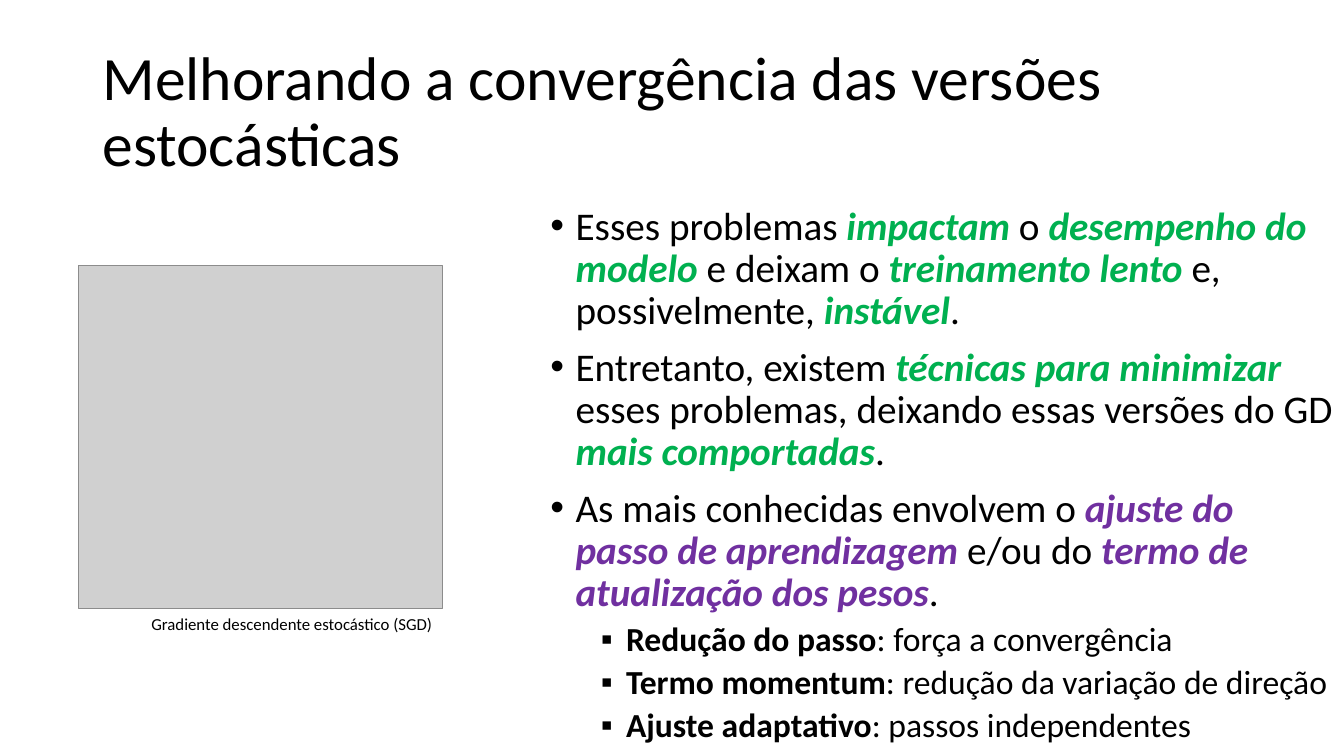
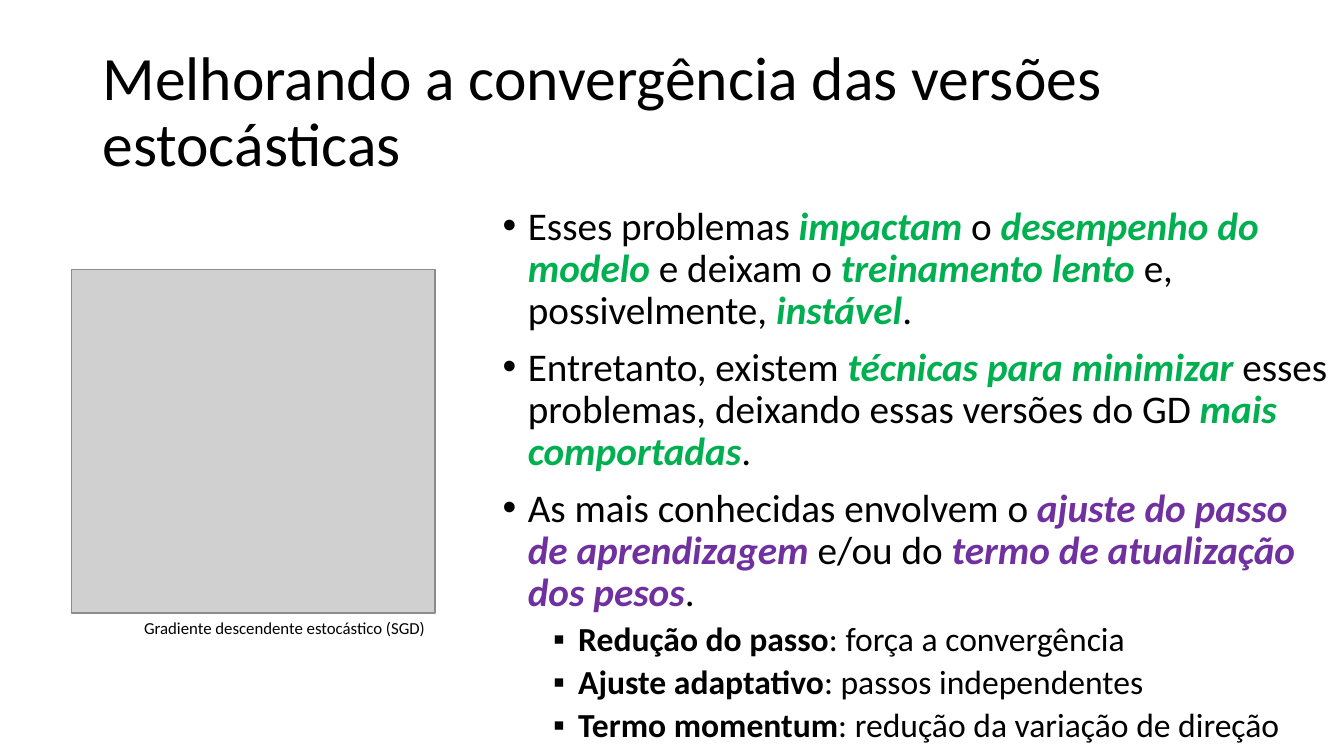
Before and after one commit to zz4fap/t319_aprendizado_de_maquina, a slide deck: slide 20 of slides/T319_Regressão_Linear (Parte III).pptx. Drawn at 1344x756 pixels with LibreOffice and Linux fonts; fonts in the diff are those of the drawing; grey boxes stand for pictures. Boxes give left, top, right and bottom in pixels: in the first picture for what was removed or moved away, otherwise in the second. Text is boxed around its words. In the diff, an @@ line names an element or a change of style, - is before the commit and + after.

```diff
--- a/slides/T319_Regressão_Linear (Parte III).pptx
+++ b/slides/T319_Regressão_Linear (Parte III).pptx
@@ text "Esses problemas impactam o desempenho ...": place and size @@
-text "Esses problemas impactam o desempenho ..." at bbox=[576, 212, 1333, 743]
+text "Esses problemas impactam o desempenho ..." at bbox=[528, 212, 1327, 743]
@@ picture: place and size @@
-picture at bbox=[79, 265, 443, 609]
+picture at bbox=[72, 269, 436, 613]
@@ text "Gradiente descendente estocástico (SGD)": place and size @@
-text "Gradiente descendente estocástico (SGD)" at bbox=[151, 618, 432, 632]
+text "Gradiente descendente estocástico (SGD)" at bbox=[144, 622, 425, 636]
@@ text at bbox=[578, 670, 1143, 700]: paragraph added @@
+  ▪ Ajuste adaptativo: passos independentes
@@ text at bbox=[626, 713, 1191, 743]: paragraph removed @@
-  ▪ Ajuste adaptativo: passos independentes
```
Also in this commit, not shown: 10 other slides changed, 3 other files.
